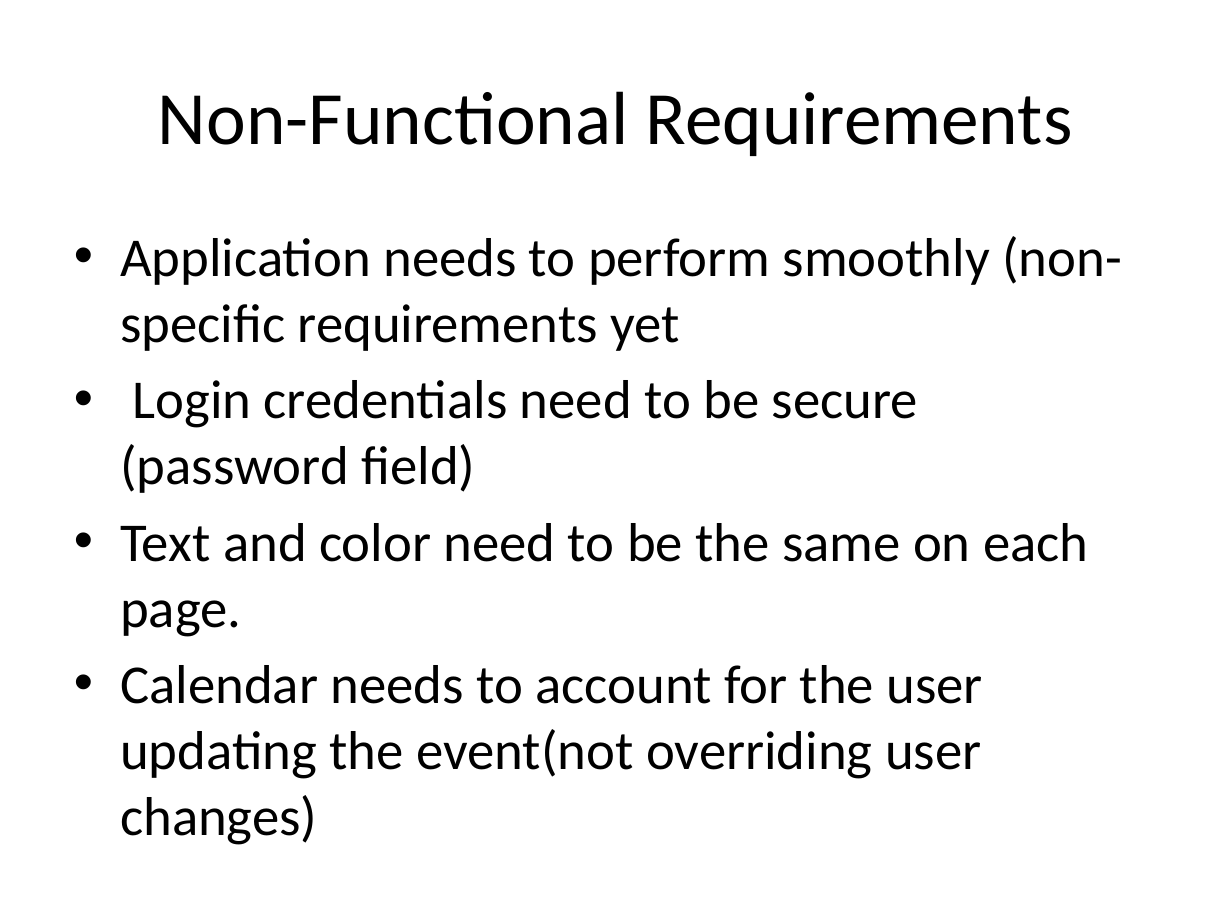
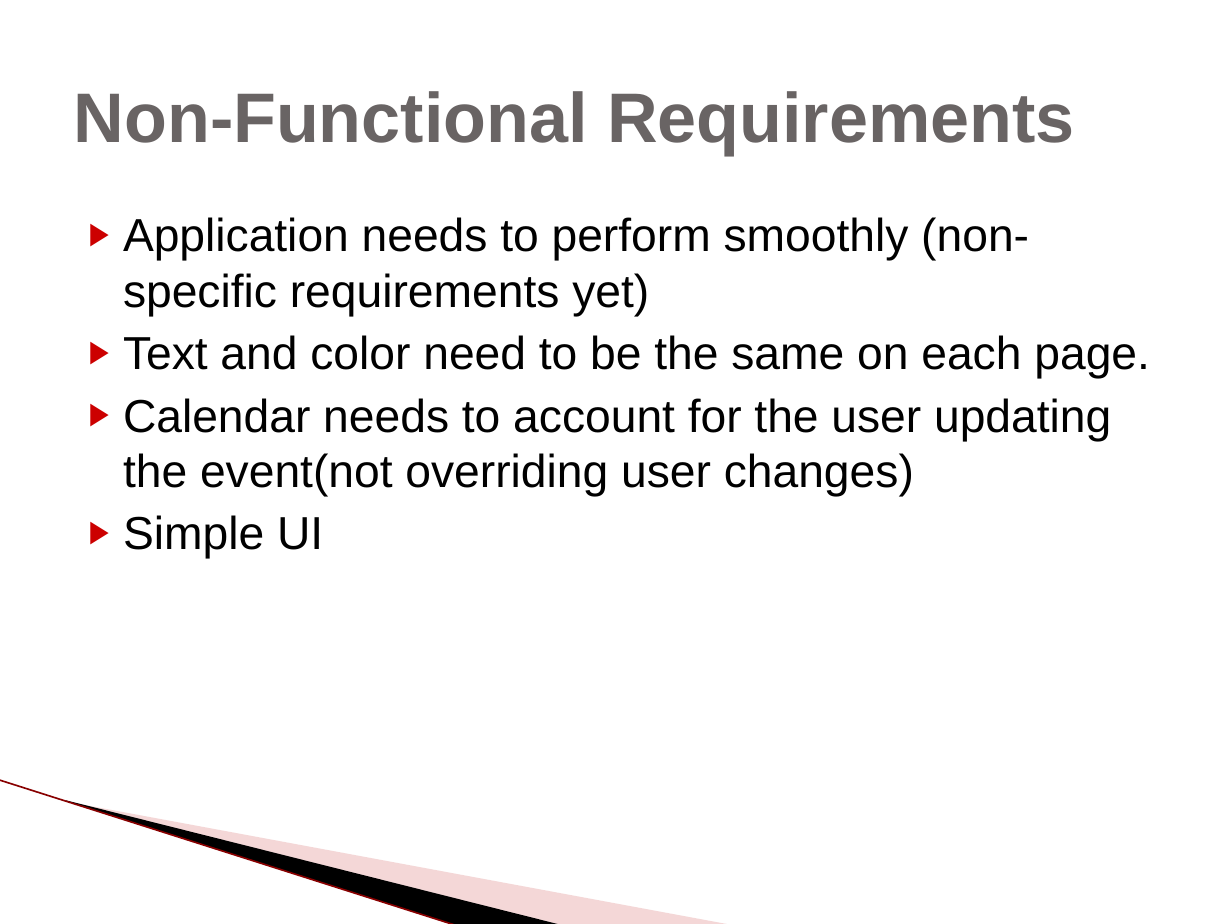
Before and after one commit to scurrymd/Software-Engineering, a slide deck: slide 7 of docs/UC Schedule App.pptx (slide 6 before the commit). Drawn at 1232x924 pixels with LibreOffice and Linux fonts; fonts in the diff are those of the drawing; background and template pictures are left out. Boxes give left, top, right and bottom in pixels: in the first picture for what was removed or moved away, otherwise in the second. Text is boxed around its words. In the diff, an @@ line names an element or a change of style, - is before the commit and + after.

Commit message:
Finished ppt

```diff
--- a/docs/UC Schedule App.pptx
+++ b/docs/UC Schedule App.pptx
@@ title "Non-Functional Requirements" at (74,91,1074,155): size 44 to 41 pt, font Calibri to Arial, text colour #000000 to #696464, bold on; alignment centre to left @@
@@ text "Application needs to perform smoothly ...": place and size @@
-text "Application needs to perform smoothly ..." at (120,236,1122,845)
+text "Application needs to perform smoothly ..." at (123,217,1150,559)
@@ text at (123,217,1029,317): text changed; size 32 to 27 pt; font Calibri to Arial @@
-• Application needs to perform smoothly (non-specific requirements yet
-• Login credentials need to be secure (password field)
+▶ Application needs to perform smoothly (non-specific requirements yet)
@@ text at (123,335,1150,497): size 32 to 27 pt, font Calibri to Arial in "Text and color need to be the ...", "Calendar needs to account for the user ..."; bullet • to ▶; less space between paragraphs @@
@@ text at (123,515,323,559): paragraph added @@
+▶ Simple UI
@@ line added from (0, 780) to (457, 924), #E09494 0.95 pt @@
@@ freeform shape added at (65,800,563,924), fill #000000 @@
@@ freeform shape added at (68,801,733,924), fill #E49D9D at 40% opacity @@
```
Also in this commit, not shown: 22 other slides changed, 2 slides added.
